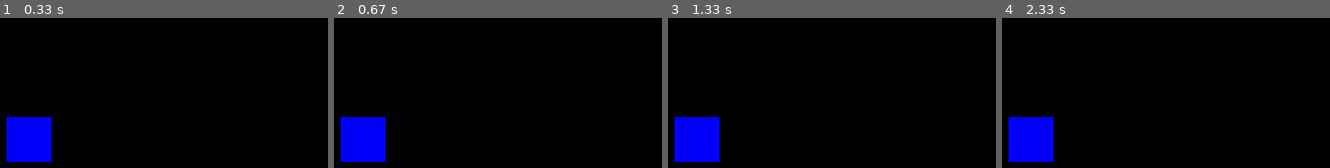
Above: before the commit, frames 1-4 (left to right).
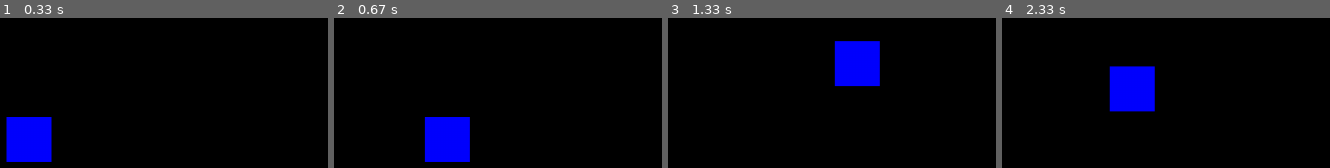
Above: after the commit, the same moments.

Repository: ConorODonovan/pygame-projects
Game: pygame game, started from SpaceShooter/Game.py
Two runs of this game, one before a commit and one after it. Both use one fixed random seed, a clock stepped at 60 frames per second and the inputs below.
Inputs:
- Up to frame 1 (0.33 s): no input
- Up to frame 2 (0.67 s): hold Right from 0.33 s (still down)
- Up to frame 3 (1.33 s): release Right at 0.8 s; hold Up 0.83-1.13 s; hold Right from 1.17 s (still down)
- Up to frame 4 (2.33 s): release Right at 1.63 s; hold Left 1.67-2.2 s; hold Down from 2.23 s (still down)

Frame 1 is identical in both runs. In frame 2, 8.4% of the frame differs, in the area x 1-42%, y 66-96%; in frame 3, 8.4%; in frame 4, 8.5%, in the area x 1-47%, y 32-96%.

Commit message:
Projectile class

Diff:
--- a/SpaceShooter/Game.py
+++ b/SpaceShooter/Game.py
@@ -3,13 +3,16 @@
 
 import pygame
 from Player import Player
+from Projectile import Projectile
 
 screen_width = 1280
 screen_height = 800
 frames_per_second = pygame.time.Clock()
 
 
-def redraw_game_window():
+def redraw_game_window(win):
+    game_window.fill((0, 0, 0))
+    player.draw_player(game_window)
     pygame.display.update()
 
 
@@ -17,21 +20,22 @@
     game_window = pygame.display.set_mode((screen_width, screen_height))
     pygame.display.set_caption("Space Shooter")
 
+    player = Player(screen_width / 8, screen_height / 2, 64, 64, 6, 100)
+
     # Game loop
     running = True
 
     while running:
-        frames_per_second.tick(30)
+        frames_per_second.tick(60)
+        keys_pressed = pygame.key.get_pressed()
 
-        # Player
-        player = Player(screen_width/8, screen_height/2, 64, 64)
-        player.draw_player(game_window)
+        player.move_player(keys_pressed)
 
         # Closing window and exiting program
         for event in pygame.event.get():
             if event.type == pygame.QUIT:
                 running = False
 
-        redraw_game_window()
+        redraw_game_window(game_window)
 
     pygame.quit()
--- a/SpaceShooter/Player.py
+++ b/SpaceShooter/Player.py
@@ -1,15 +1,15 @@
 import pygame
+from Projectile import Projectile
 
 
 class Player:
-    def __init__(self, x=0, y=0, width=32, height=32, velocity=12, health=100):
+    def __init__(self, x=0, y=0, width=32, height=32, velocity=6, health=100):
         self.x = x
         self.y = y
         self.width = width
         self.height = height
         self.velocity = velocity
         self.health = health
-        self.player_sprite = pygame.Rect(x, y, width, height)
 
     def move_player(self, keys_pressed):
         if keys_pressed[pygame.K_LEFT]:
@@ -25,4 +25,8 @@
             self.y += self.velocity
 
     def draw_player(self, win):
-        pygame.draw.rect(win, (0, 0, 255), self.player_sprite)
+        pygame.draw.rect(win, (0, 0, 255), pygame.Rect(self.x, self.y, self.width, self.height))
+
+    def fire_projectile(self, keys_pressed, win):
+        if keys_pressed[pygame.K_SPACE]:
+            new_projectile = Projectile(self.x, self.y, 16, 4, 12)
--- /dev/null
+++ b/SpaceShooter/Projectile.py
@@ -0,0 +1,16 @@
+import pygame
+
+
+class Projectile:
+    def __init__(self, x, y, width, height, velocity):
+        self.x = x
+        self.y = y
+        self.width = width
+        self.height = height
+        self.velocity = velocity
+
+    def projectile_move(self):
+        self.x += self.velocity
+
+    def draw_projectile(self, win):
+        pygame.draw.rect(win, (255, 0, 0), pygame.Rect(self.x, self.y, self.width, self.height))
--- a/SpaceShooter/Test.py
+++ /dev/null
@@ -1,119 +0,0 @@
-# DT249 - Programming and Algorithms 2
-# Conor O'Donovan
-# Labs - Week 1 - Clock
-
-
-class Clock:
-    def __init__(self, hours=0, minutes=0, seconds=0):
-        self._hours = hours
-        self._minutes = minutes
-        self._seconds = seconds
-
-    def get_hours(self):
-        return self._hours
-
-    def get_minutes(self):
-        return self._minutes
-
-    def get_seconds(self):
-        return self._seconds
-
-    def __str__(self):
-        return "00:00:00am"
-
-    def __repr__(self):
-        return "{}({},{},{})".format(self.__class__.__name__, self._hours, self._minutes, self._seconds)
-
-    def str_update(self, new_time_str = "00:00:00"):
-        self._hours = int("{}{}".format(new_time_str[0], new_time_str[1]))
-        self._minutes = int("{}{}".format(new_time_str[3], new_time_str[4]))
-        self._seconds = int("{}{}".format(new_time_str[6], new_time_str[7]))
-
-    def print_clock(self):
-        if self._hours > 24:
-            return "Not a valid time!"
-
-        if self._hours > 59:
-            return "Not a valid time!"
-
-        if self._hours > 59:
-            return "Not a valid time!"
-
-        if self._hours > 12:
-            morning_evening = "pm"
-            self._hours -= 12
-        else:
-            morning_evening = "am"
-
-        if self._hours < 10:
-            hours_str = "0{}".format(self._hours)
-        else:
-            hours_str = "{}".format(self._hours)
-
-        if self._minutes < 10:
-            minutes_str = "0{}".format(self._minutes)
-        else:
-            minutes_str = "{}".format(self._minutes)
-
-        if self._seconds < 10:
-            seconds_str = "0{}".format(self._seconds)
-        else:
-            seconds_str = "{}".format(self._seconds)
-
-        print("{}:{}:{}{}".format(hours_str, minutes_str, seconds_str, morning_evening))
-
-    def add_clocks(self, other_clock):
-        hours = 0
-        minutes = 0
-        seconds = 0
-
-        if self._seconds + other_clock.get_seconds() < 60:
-            seconds += self._seconds + other_clock.get_seconds()
-        else:
-            seconds = 59
-            minutes = 1
-
-        if self._minutes + other_clock.get_minutes() < 60:
-            minutes += self._minutes + other_clock.get_minutes()
-        else:
-            minutes = 59
-            hours += 1
-
-        if self._hours + other_clock.get_hours() > 23:
-            hours = 23
-        else:
-            hours += self._hours + other_clock.get_hours()
-
-        new_clock = Clock(hours, minutes, seconds)
-
-        return new_clock
-
-
-if __name__ == "__main__":
-
-    # Create a new clock instance
-    my_clock = Clock(20, 4, 12)
-
-    # Print what the __str__ function returns
-    print(my_clock)
-
-    # Print what the __repr__ function returns
-    print(repr(my_clock))
-
-    # Print the clock's current values in a readable format
-    my_clock.print_clock()
-
-    # Take a string in the format "XX:XX:XX" and update the clock values accordingly
-    my_clock.str_update("05:33:08")
-
-    # Print the clock's current time again to check that it has been updated by the previous line
-    my_clock.print_clock()
-
-    # Create a new clock to add it to the existing clock
-    clock1 = Clock(15, 12, 4)
-
-    # Add the two clocks - this creates a new clock with the new values
-    my_new_clock = my_clock.add_clocks(clock1)
-
-    # Print the values of the new clock
-    my_new_clock.print_clock()
